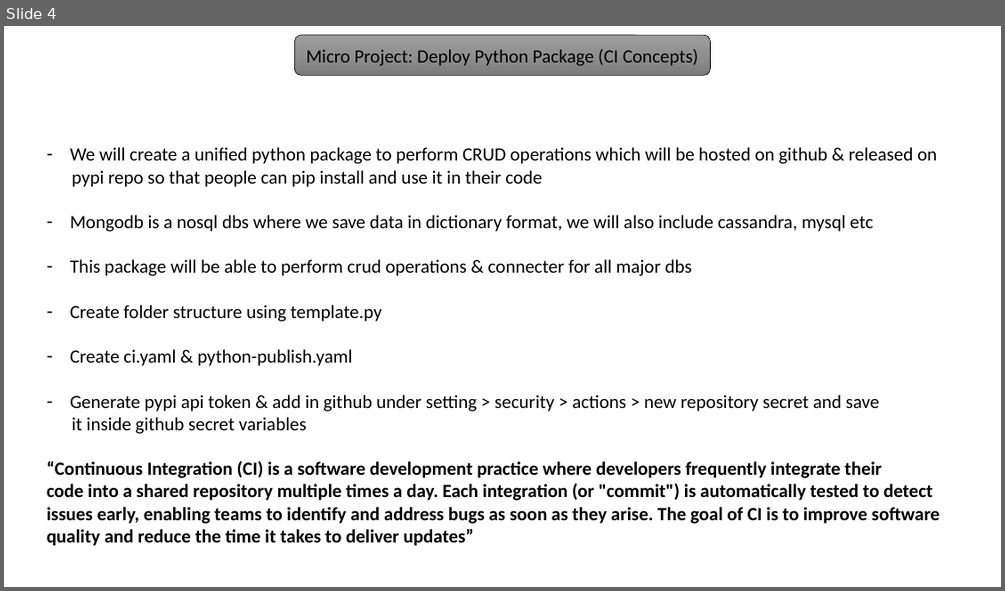
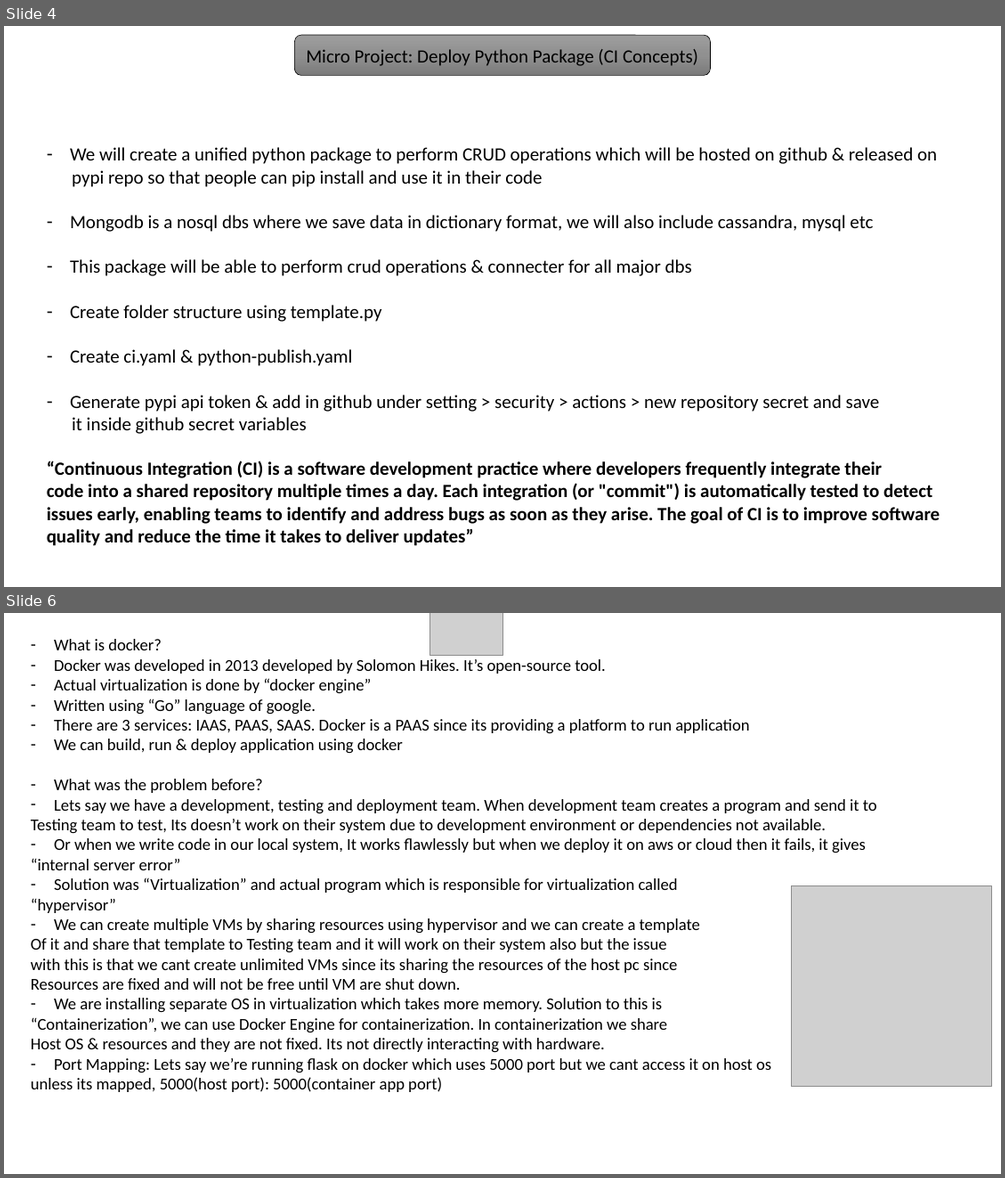
Before and after one commit to iamprashantjain/end-to-end-used-car-price-prediction, a slide deck: MLOps1.pptx. Shown one above the other, each under a label of ours: slide 4 before the commit, slides 4 and 6 after it; the slides between them are not shown. The pictures are 1005x591 and 1005x1178 pixels, drawn with LibreOffice and Linux fonts; fonts in the diff are those of the drawing; grey boxes stand for pictures. Boxes give left, top, right and bottom in pixels: in the first picture for what was removed or moved away, otherwise in the second. Text is boxed around its words. In the diff, an @@ line names an element or a change of style, - is before the commit and + after.

```diff
--- a/MLOps1.pptx
+++ b/MLOps1.pptx
@@ slide 6 added at box(4, 613, 1001, 1174), background #FFFFFF @@
@@ text added at box(31, 639, 877, 1092), 16 pt, text #000000 @@
+– What is docker?
+– Docker was developed in 2013 developed by Solomon Hikes. It’s open-source tool.
+– Actual virtualization is done by “docker engine”
+– Written using “Go” language of google.
+– There are 3 services: IAAS, PAAS, SAAS. Docker is a PAAS since its providing a platform to run application
+– We can build, run & deploy application using docker
+– What was the problem before?
+– Lets say we have a development, testing and deployment team. When development team creates a program and send it to
+Testing team to test, Its doesn’t work on their system due to development environment or dependencies not available.
+– Or when we write code in our local system, It works flawlessly but when we deploy it on aws or cloud then it fails, it gives
+“internal server error”
+– Solution was “Virtualization” and actual program which is responsible for virtualization called
+“hypervisor”
+– We can create multiple VMs by sharing resources using hypervisor and we can create a template
+Of it and share that template to Testing team and it will work on their system also but the issue
+with this is that we cant create unlimited VMs since its sharing the resources of the host pc since
+Resources are fixed and will not be free until VM are shut down.
+– We are installing separate OS in virtualization which takes more memory. Solution to this is
+“Containerization”, we can use Docker Engine for containerization. In containerization we share
+Host OS & resources and they are not fixed. Its not directly interacting with hardware.
+– Port Mapping: Lets say we’re running flask on docker which uses 5000 port but we cant access it on host os
+unless its mapped, 5000(host port): 5000(container app port)
@@ picture added at box(429, 613, 502, 655) @@
@@ picture added at box(792, 886, 992, 1086) @@
```
Also in this commit, not shown: 2 slides changed, 5 other slides added, 6 other files.
